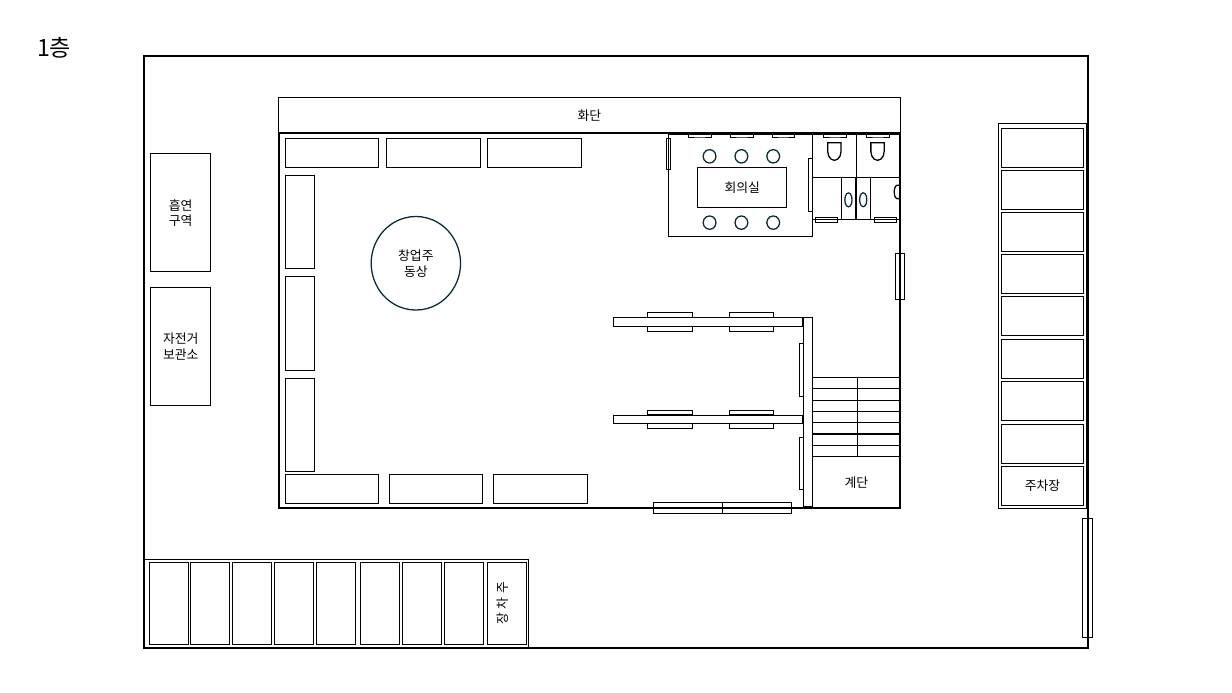
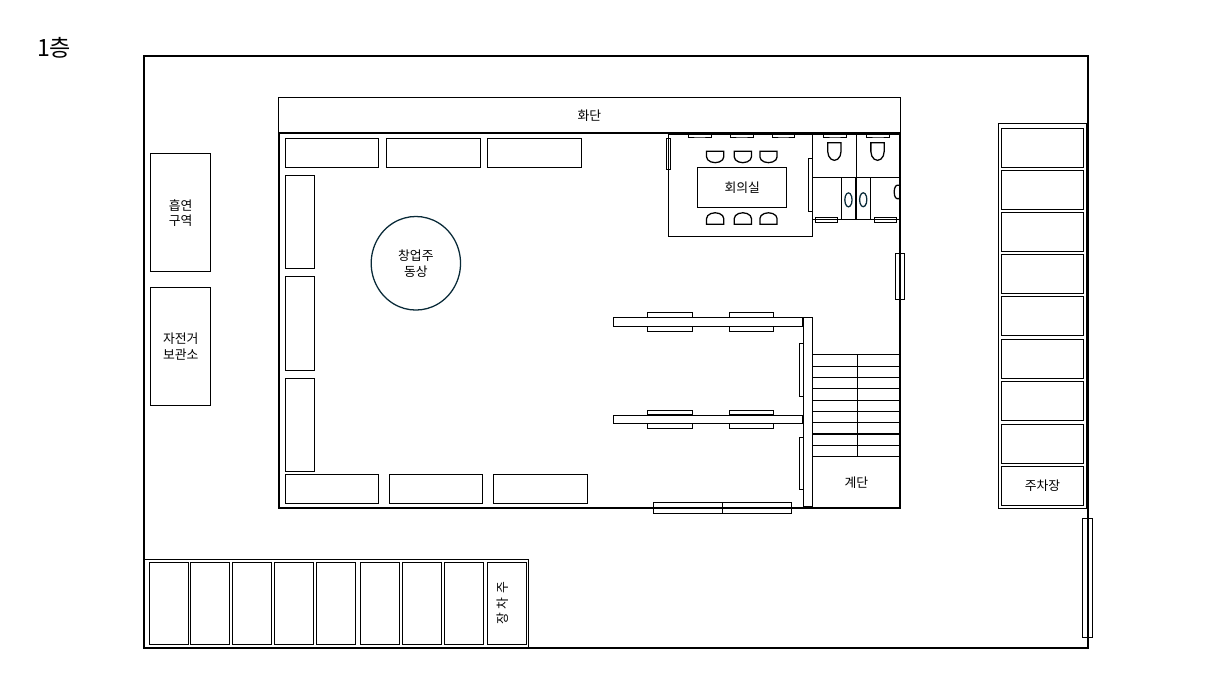
Before and after one commit to pshan0120/murdex-works, a slide deck: slide 1 of #나를_좋아하는_사람에게/images/사옥.pptx. Drawn at 1232x693 pixels with LibreOffice and Linux fonts; fonts in the diff are those of the drawing. Boxes give left, top, right and bottom in pixels: in the first picture for what was removed or moved away, otherwise in the second. Text is boxed around its words. In the diff, an @@ line names an element or a change of style, - is before the commit and + after.

```diff
--- a/#나를_좋아하는_사람에게/images/사옥.pptx
+++ b/#나를_좋아하는_사람에게/images/사옥.pptx
@@ ellipse removed at [703,150,716,164] @@
@@ flow chart delay added at [707,152,724,163], outline #000000 1 pt @@
@@ flow chart delay added at [734,152,752,163], outline #000000 1 pt @@
@@ ellipse removed at [735,150,748,164] @@
@@ flow chart delay added at [760,152,778,163], outline #000000 1 pt @@
@@ ellipse removed at [767,150,780,164] @@
@@ ellipse removed at [703,216,716,230] @@
@@ flow chart delay added at [707,213,724,224], outline #000000 1 pt @@
@@ flow chart delay added at [734,213,752,224], outline #000000 1 pt @@
@@ ellipse removed at [735,216,748,230] @@
@@ flow chart delay added at [760,213,778,224], outline #000000 1 pt @@
@@ ellipse removed at [767,216,780,230] @@
@@ group added at [812,355,901,378]: 4 rectangles @@
```
Also in this commit, not shown: 4 slides added, 2 slides removed, 10 other files.
